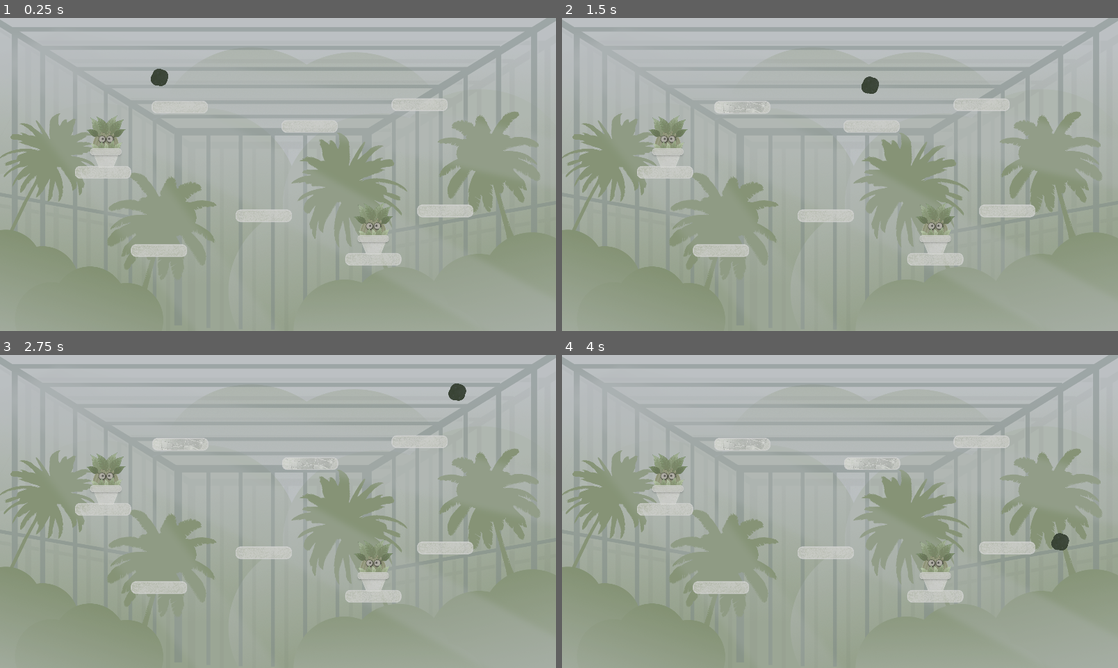
Above: before the commit, frames 1-4 (two rows, left to right).
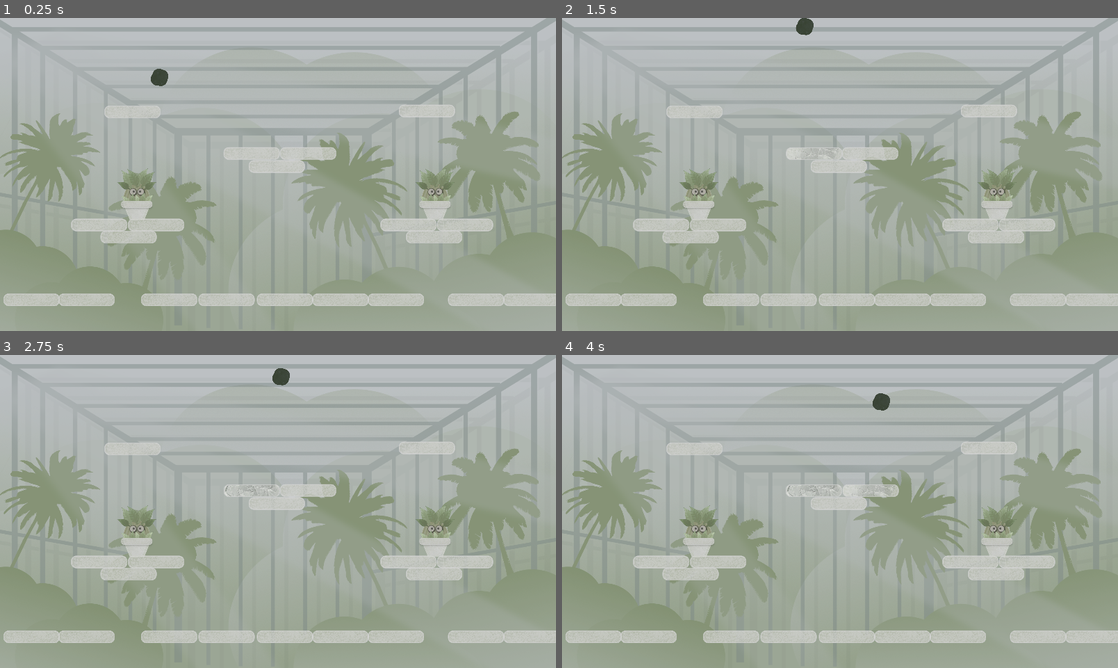
Above: after the commit, the same moments.

Repository: TheNerm/Winter_Game_Jam_23
Game: Godot game, scene res://level_1.tscn
The game is run twice, just before and just after one commit, with the same random seed, the same clock (stepped at 60 frames per second) and the same inputs. The engine's default icon, where the game draws it, is replaced by a stand-in: a white triangle on a blue panel in a dark square.
Inputs:
- Up to frame 1 (0.25 s): no input
- Up to frame 2 (1.5 s): tap Enter (P1_Restart) at 0.5 s
- Up to frame 3 (2.75 s): no input
- Up to frame 4 (4 s): no input

The runs differ from the first frame. In frame 1, 11% of the frame differs, in the area x 0-100%, y 25-92%; in frame 2, 11%, in the area x 0-100%, y 0-92%; in frame 3, 11%; in frame 4, 11%.

Commit message:
now we have a fun game

Diff:
--- a/level_1.tscn
+++ b/level_1.tscn
@@ -104,28 +104,28 @@
 texture = SubResource("CanvasTexture_4hnob")
 
 [node name="Platform" parent="." instance=ExtResource("8_0x4y7")]
-position = Vector2(839, 371)
+position = Vector2(880, 400)
 
 [node name="Platform2" parent="." instance=ExtResource("8_0x4y7")]
-position = Vector2(463, 381)
+position = Vector2(240, 400)
 
 [node name="Platform3" parent="." instance=ExtResource("8_0x4y7")]
-position = Vector2(130, 291)
+position = Vector2(183, 425)
 
 [node name="Platform4" parent="." instance=ExtResource("8_0x4y7")]
-position = Vector2(558, 196)
+position = Vector2(555, 252)
 
 [node name="Platform5" parent="." instance=ExtResource("8_0x4y7")]
-position = Vector2(289, 156)
+position = Vector2(438, 252)
 
 [node name="Platform6" parent="." instance=ExtResource("8_0x4y7")]
-position = Vector2(690, 471)
+position = Vector2(763, 400)
 
 [node name="Platform7" parent="." instance=ExtResource("8_0x4y7")]
-position = Vector2(246, 453)
+position = Vector2(122, 400)
 
 [node name="Platform8" parent="." instance=ExtResource("8_0x4y7")]
-position = Vector2(786, 151)
+position = Vector2(490, 279)
 
 [node name="DeathZone" type="Area2D" parent="." groups=["death"]]
 position = Vector2(556, 436)
@@ -166,6 +166,7 @@
 script = ExtResource("1_6qnue")
 
 [node name="player2" type="CharacterBody2D" parent="GameHandler" groups=["players"]]
+position = Vector2(128, -75)
 collision_layer = 5
 collision_mask = 5
 script = ExtResource("9_cygyq")
@@ -215,7 +216,7 @@
 stream = ExtResource("14_pb60x")
 
 [node name="player1" type="CharacterBody2D" parent="GameHandler" groups=["players"]]
-position = Vector2(-554, -164)
+position = Vector2(-490, -80)
 collision_layer = 5
 collision_mask = 5
 script = ExtResource("9_cygyq")
@@ -333,6 +334,42 @@
 [node name="glassbreak" type="AudioStreamPlayer2D" parent="."]
 stream = ExtResource("20_vnlql")
 
+[node name="Platform9" parent="." instance=ExtResource("8_0x4y7")]
+position = Vector2(-18, 555)
+
+[node name="Platform10" parent="." instance=ExtResource("8_0x4y7")]
+position = Vector2(386, 555)
+
+[node name="Platform11" parent="." instance=ExtResource("8_0x4y7")]
+position = Vector2(507, 555)
+
+[node name="Platform12" parent="." instance=ExtResource("8_0x4y7")]
+position = Vector2(622, 555)
+
+[node name="Platform13" parent="." instance=ExtResource("8_0x4y7")]
+position = Vector2(816, 425)
+
+[node name="Platform14" parent="." instance=ExtResource("8_0x4y7")]
+position = Vector2(1018, 555)
+
+[node name="Platform15" parent="." instance=ExtResource("8_0x4y7")]
+position = Vector2(191, 166)
+
+[node name="Platform16" parent="." instance=ExtResource("8_0x4y7")]
+position = Vector2(801, 164)
+
+[node name="Platform17" parent="." instance=ExtResource("8_0x4y7")]
+position = Vector2(737, 555)
+
+[node name="Platform18" parent="." instance=ExtResource("8_0x4y7")]
+position = Vector2(267, 555)
+
+[node name="Platform19" parent="." instance=ExtResource("8_0x4y7")]
+position = Vector2(903, 555)
+
+[node name="Platform20" parent="." instance=ExtResource("8_0x4y7")]
+position = Vector2(96.0001, 555)
+
 [connection signal="timeout" from="GameHandler/player2/ParryTimer" to="GameHandler/player2" method="_on_parry_timer_timeout"]
 [connection signal="area_entered" from="GameHandler/player2/Hurtbox" to="GameHandler/player2" method="_on_hurtbox_area_entered"]
 [connection signal="body_entered" from="GameHandler/player2/Hurtbox" to="GameHandler/player2" method="_on_hurtbox_body_entered"]
--- a/platform.tscn
+++ b/platform.tscn
@@ -17,7 +17,6 @@
 [node name="hitbox" type="CollisionShape2D" parent="." groups=["Platform"]]
 position = Vector2(239, 81.5)
 shape = SubResource("RectangleShape2D_uemd6")
-one_way_collision = true
 
 [node name="PlatformNomal" type="Sprite2D" parent="." groups=["Platform"]]
 position = Vector2(249, 79)
--- a/project.godot
+++ b/project.godot
@@ -31,12 +31,20 @@
 "deadzone": 0.5,
 "events": [Object(InputEventKey,"resource_local_to_scene":false,"resource_name":"","device":0,"window_id":0,"alt_presse …(181 unchanged characters)…
 , Object(InputEventJoypadMotion,"resource_local_to_scene":false,"resource_name":"","device":0,"axis":0,"axis_value":1.0,"script":null)
+, Object(InputEventJoypadButton,"resource_local_to_scene":false,"resource_name":"","device":0,"button_index":14,"pressure":0.0,"pressed":false,"script":null)
 ]
 }
 P2move_left={
 "deadzone": 0.5,
 "events": [Object(InputEventKey,"resource_local_to_scene":false,"resource_name":"","device":0,"window_id":0,"alt_presse …(181 unchanged characters)…
 , Object(InputEventJoypadMotion,"resource_local_to_scene":false,"resource_name":"","device":0,"axis":0,"axis_value":-1.0,"script":null)
+, Object(InputEventJoypadButton,"resource_local_to_scene":false,"resource_name":"","device":0,"button_index":13,"pressure":0.0,"pressed":false,"script":null)
+]
+}
+P2parry={
+"deadzone": 0.5,
+"events": [Object(InputEventJoypadButton,"resource_local_to_scene":false,"resource_name":"","device":0,"button_index":0,"pressure":0.0,"pressed":false,"script":null)
+, Object(InputEventKey,"resource_local_to_scene":false,"resource_name":"","device":-1,"window_id":0,"alt_pressed":false,"shift_pressed":false,"ctrl_pressed":false,"meta_pressed":false,"pressed":false,"keycode":0,"physical_keycode":4194322,"key_label":0,"unicode":0,"echo":false,"script":null)
 ]
 }
 P1jump={
@@ -49,18 +57,14 @@
 "deadzone": 0.5,
 "events": [Object(InputEventKey,"resource_local_to_scene":false,"resource_name":"","device":-1,"window_id":0,"alt_pressed":false,"shift_pressed":false,"ctrl_pressed":false,"meta_pressed":false,"pressed":false,"keycode":0,"physical_keycode":68,"key_label":0,"unicode":100,"echo":false,"script":null)
 , Object(InputEventJoypadMotion,"resource_local_to_scene":false,"resource_name":"","device":1,"axis":0,"axis_value":1.0,"script":null)
+, Object(InputEventJoypadButton,"resource_local_to_scene":false,"resource_name":"","device":1,"button_index":14,"pressure":0.0,"pressed":false,"script":null)
 ]
 }
 P1move_left={
 "deadzone": 0.5,
 "events": [Object(InputEventKey,"resource_local_to_scene":false,"resource_name":"","device":-1,"window_id":0,"alt_pressed":false,"shift_pressed":false,"ctrl_pressed":false,"meta_pressed":false,"pressed":false,"keycode":0,"physical_keycode":65,"key_label":0,"unicode":97,"echo":false,"script":null)
 , Object(InputEventJoypadMotion,"resource_local_to_scene":false,"resource_name":"","device":1,"axis":0,"axis_value":-1.0,"script":null)
-]
-}
-P2parry={
-"deadzone": 0.5,
-"events": [Object(InputEventJoypadButton,"resource_local_to_scene":false,"resource_name":"","device":0,"button_index":0,"pressure":0.0,"pressed":false,"script":null)
-, Object(InputEventKey,"resource_local_to_scene":false,"resource_name":"","device":-1,"window_id":0,"alt_pressed":false,"shift_pressed":false,"ctrl_pressed":false,"meta_pressed":false,"pressed":false,"keycode":0,"physical_keycode":4194322,"key_label":0,"unicode":0,"echo":false,"script":null)
+, Object(InputEventJoypadButton,"resource_local_to_scene":false,"resource_name":"","device":1,"button_index":13,"pressure":0.0,"pressed":false,"script":null)
 ]
 }
 P1parry={
